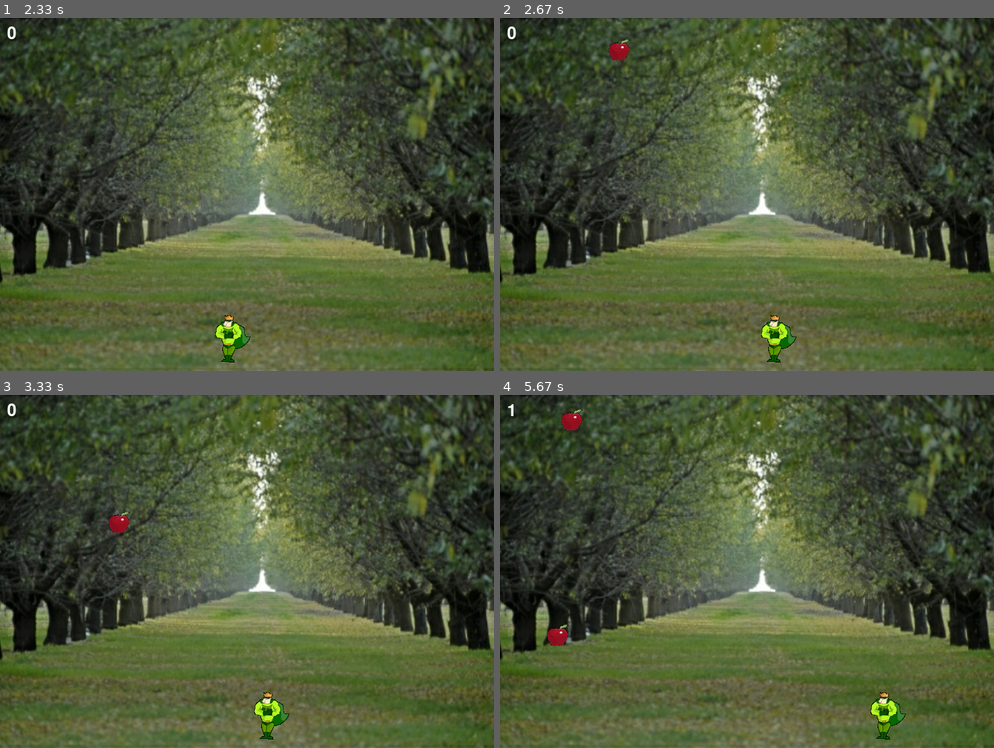
Above: before the commit, frames 1-4 (two rows, left to right).
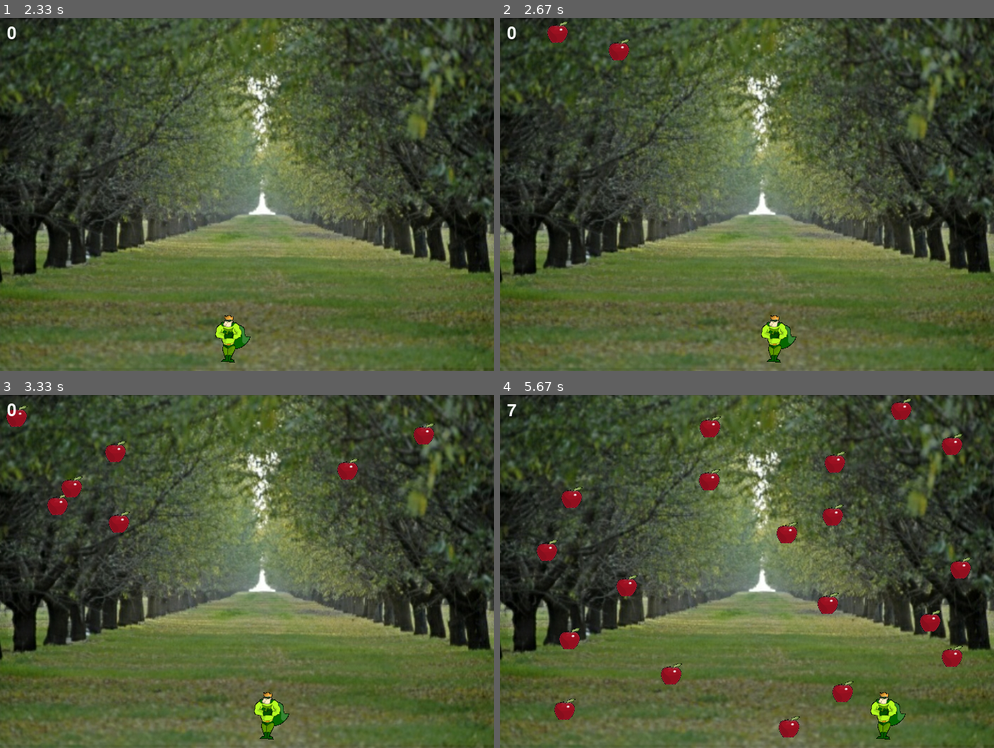
Above: after the commit, the same moments.

Repository: Carine-SHS-Digital-Tech/dodge-pygame-scaro0o
Game: pygame game, started from main.py
The game is run twice, just before and just after one commit, with the same random seed, the same clock (stepped at 60 frames per second) and the same inputs.
Inputs:
- Up to frame 1 (2.33 s): hold Right 0.33-0.8 s; hold Right 0.83-1.3 s; hold Left 1.33-1.87 s; hold Left 1.9-2.3 s
- Up to frame 2 (2.67 s): hold Right from 2.33 s (still down)
- Up to frame 3 (3.33 s): release Right at 2.97 s; hold Left from 3 s (still down)
- Up to frame 4 (5.67 s): release Left at 3.47 s; hold Right 3.5-3.97 s; hold Right 4-4.47 s

Frame 1 is identical in both runs. In frame 2, 0.2% of the frame differs, in the area x 9-14%, y 1-7%; in frame 3, 1.1%; in frame 4, 3.8%, in the area x 1-96%, y 1-97%.

Commit message:
I finished the task.

Diff:
--- a/main.py
+++ b/main.py
@@ -91,7 +91,7 @@
         nextObject = FallingObject()
         nextObject.setImage("Apple.png")
         allFallingObjects.add(nextObject)
-        nextApple = pygame.time.get_ticks() + 1500
+        nextApple = pygame.time.get_ticks() + 100
 
     for eachObject in (allFallingObjects.sprites()):
         eachObject.moveFallingObjects(5)
@@ -100,6 +100,11 @@
 
 
     character.moveCharacter(movement)
+
+
+    collisions = pygame.sprite.groupcollide(allFallingObjects,charactersGroup,False,False)
+    if len(collisions)>0:
+        done = True
 
     screen.blit(background_image, [0,0])
     allFallingObjects.draw(screen)
